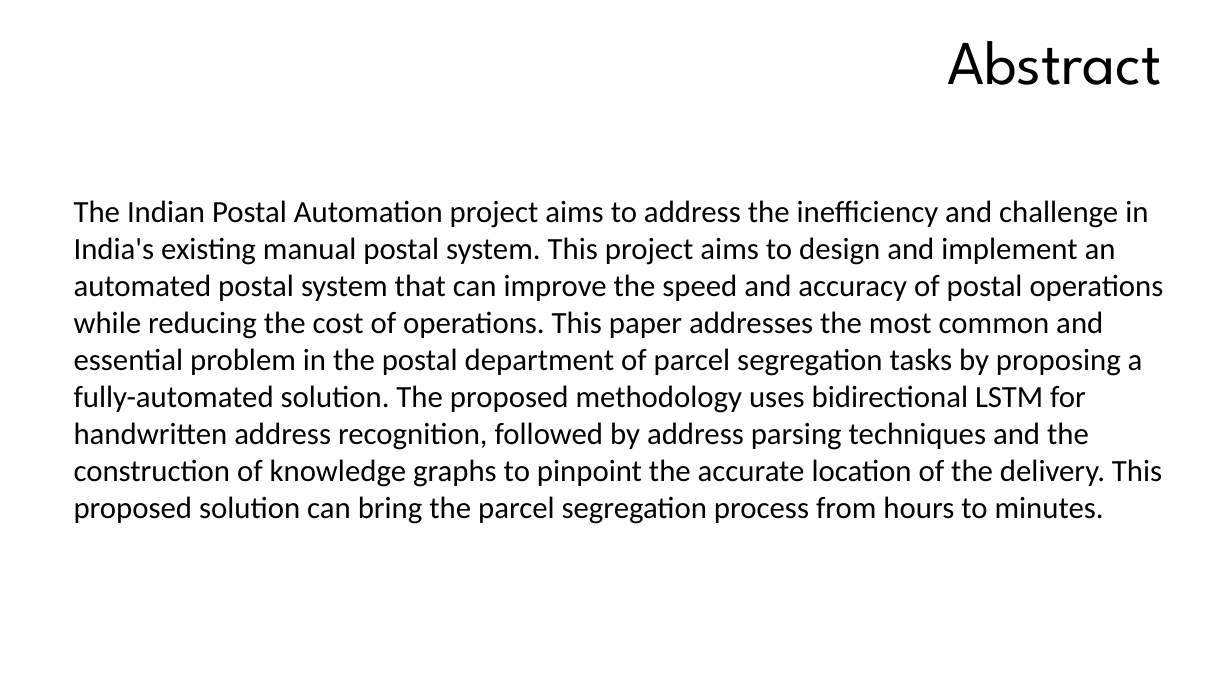
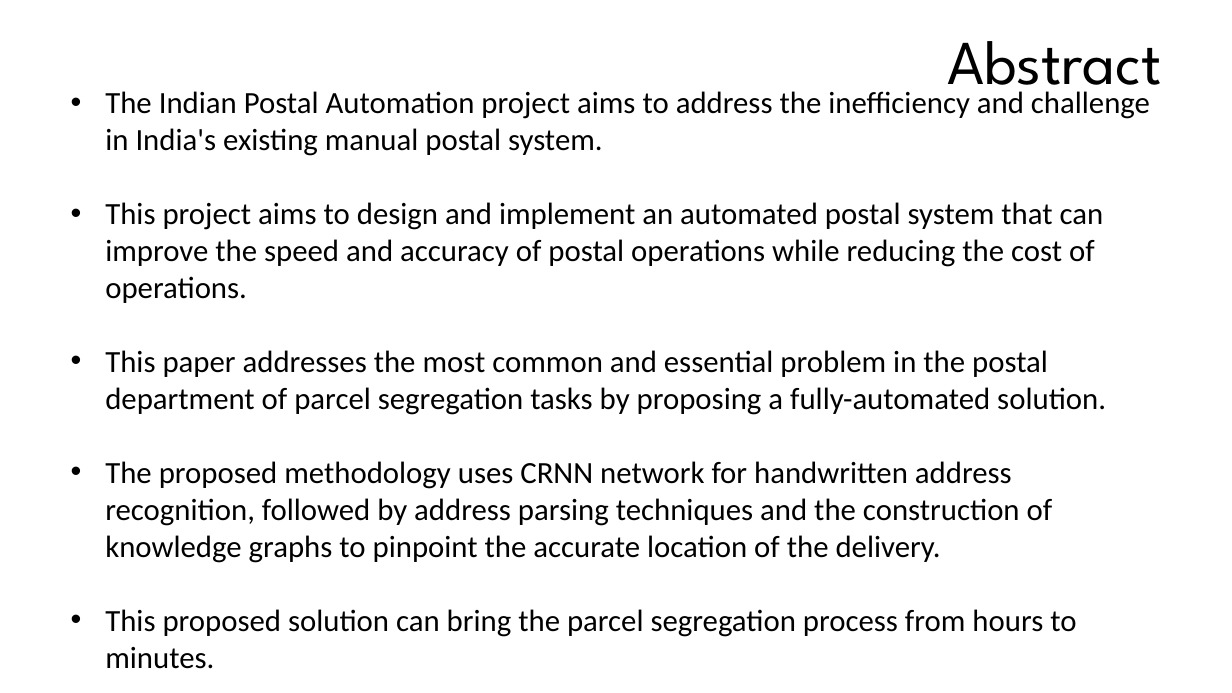
Before and after one commit to Surya-kiran-paluru/Indian-Postal-Automation, a slide deck: slide 3 of docs/Review 2.pptm. Drawn at 1232x693 pixels with LibreOffice and Linux fonts; fonts in the diff are those of the drawing; background and template pictures are left out. Boxes give left, top, right and bottom in pixels: in the first picture for what was removed or moved away, otherwise in the second. Text is boxed around its words. In the diff, an @@ line names an element or a change of style, - is before the commit and + after.

```diff
--- a/docs/Review 2.pptm
+++ b/docs/Review 2.pptm
@@ text at [105, 91, 1150, 669]: text changed @@
-The Indian Postal Automation project aims to address the inefficiency and challenge in India's existing manual postal system. This project aims to design and implement an automated postal system that can improve the speed and accuracy of postal operations while reducing the cost of operations. This paper addresses the most common and essential problem in the postal department of parcel segregation tasks by proposing a fully-automated solution. The proposed methodology uses bidirectional LSTM for handwritten address recognition, followed by address parsing techniques and the construction of knowledge graphs to pinpoint the accurate location of the delivery. This proposed solution can bring the parcel segregation process from hours to minutes.
+• The Indian Postal Automation project aims to address the inefficiency and challenge in India's existing manual postal system.
+• This project aims to design and implement an automated postal system that can improve the speed and accuracy of postal operations while reducing the cost of operations.
+• This paper addresses the most common and essential problem in the postal department of parcel segregation tasks by proposing a fully-automated solution.
+• The proposed methodology uses CRNN network for handwritten address recognition, followed by address parsing techniques and the construction of knowledge graphs to pinpoint the accurate location of the delivery.
+• This proposed solution can bring the parcel segregation process from hours to minutes.
```
Also in this commit, not shown: 10 other slides changed, 1 slide added, 15 other files.
